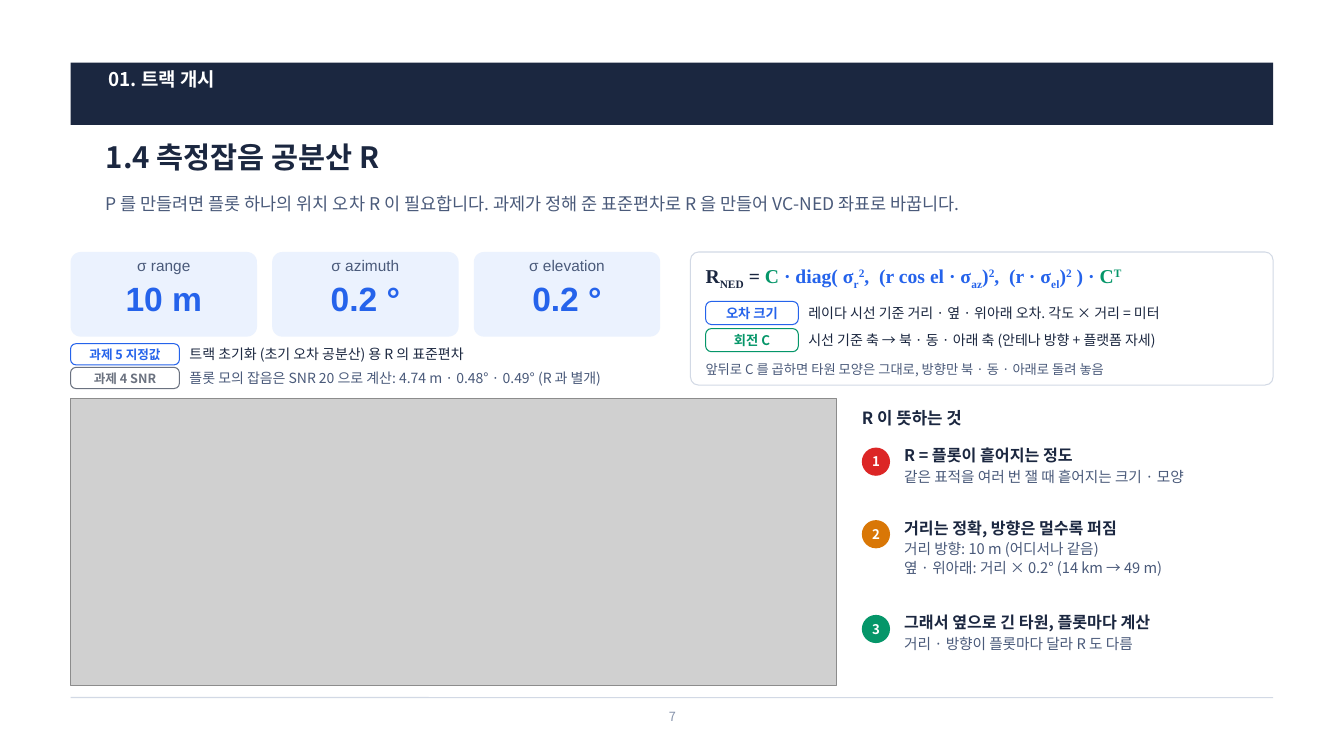
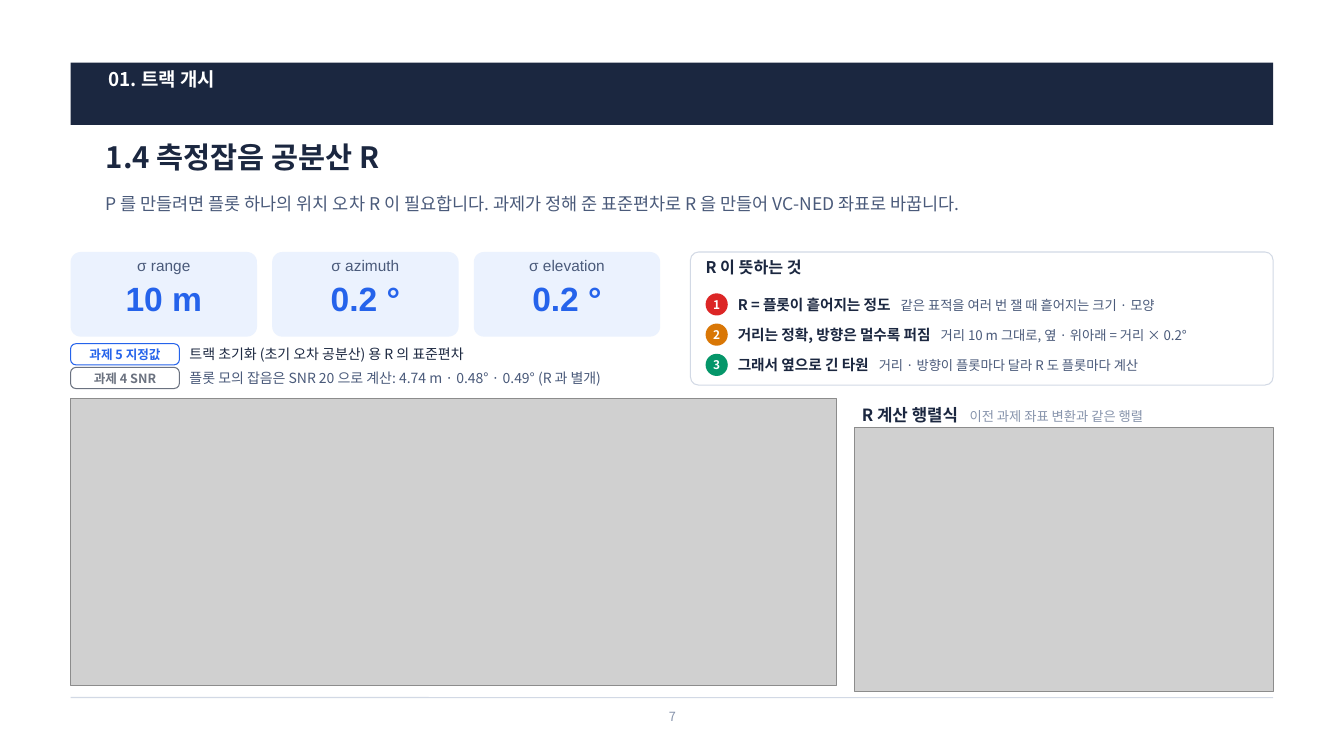
Before and after one commit to harley-hwan/radar-sw-study, a slide deck: slide 7 of Claude outputs/Chapter5_TrackInitMgmt.pptx. Drawn at 1344x756 pixels with LibreOffice and Linux fonts; fonts in the diff are those of the drawing; grey boxes stand for pictures. Boxes give left, top, right and bottom in pixels: in the first picture for what was removed or moved away, otherwise in the second. Text is boxed around its words. In the diff, an @@ line names an element or a change of style, - is before the commit and + after.

```diff
--- a/Claude outputs/Chapter5_TrackInitMgmt.pptx
+++ b/Claude outputs/Chapter5_TrackInitMgmt.pptx
@@ text "R 이 뜻하는 것": place and size @@
-text "R 이 뜻하는 것" at (862, 410, 961, 426)
+text "R 이 뜻하는 것" at (706, 259, 802, 275)
@@ text "R 이 뜻하는 것" at (706, 259, 802, 275): size 12 to 11.5 pt @@
@@ text removed at (765, 269, 1072, 288) @@
-RNED = C · diag( σr2, (r cos el · σaz)2, (r · σel)2 ) · CT
@@ ellipse "1": place and size @@
-ellipse "1" at (862, 448, 890, 476)
+ellipse "1" at (706, 293, 728, 316)
@@ text at (738, 297, 1154, 312): text changed; size 10.5 to 9.5 pt @@
-R = 플롯이 흩어지는 정도
-같은 표적을 여러 번 잴 때 흩어지는 크기 · 모양
+R = 플롯이 흩어지는 정도 같은 표적을 여러 번 잴 때 흩어지는 크기 · 모양
@@ text "R = 플롯이 흩어지는 정도 ..." at (738, 297, 1154, 312): vertical alignment top to middle @@
@@ ellipse "2": place and size @@
-ellipse "2" at (862, 520, 890, 548)
+ellipse "2" at (706, 324, 728, 346)
@@ rounded rectangle removed at (706, 301, 799, 325) @@
-오차 크기
@@ rounded rectangle removed at (706, 329, 799, 352) @@
-회전 C
@@ text at (738, 327, 1187, 343): text changed; size 10 to 9.5 pt; text colour #1B2740 to #4A5A7A @@
-시선 기준 축 → 북 · 동 · 아래 축 (안테나 방향 + 플랫폼 자세)
+거리는 정확, 방향은 멀수록 퍼짐 거리 10 m 그대로, 옆 · 위아래 = 거리 × 0.2°
@@ text removed at (808, 306, 1160, 319) @@
-레이다 시선 기준 거리 · 옆 · 위아래 오차. 각도 × 거리 = 미터
@@ size 9.5 to 8.5 pt in 3 elements at (706, 293, 728, 316), (706, 324, 728, 346), (706, 354, 728, 376) @@
@@ ellipse "3": place and size @@
-ellipse "3" at (862, 615, 890, 643)
+ellipse "3" at (706, 354, 728, 376)
@@ text "그래서 옆으로 긴 타원 거리 ..." at (738, 357, 1138, 372): vertical alignment top to middle @@
@@ text at (738, 357, 1138, 372): text changed; size 11.5 to 9.5 pt; text colour #1B2740 to #4A5A7A; bold off @@
-그래서 옆으로 긴 타원, 플롯마다 계산
-거리 · 방향이 플롯마다 달라 R 도 다름
+그래서 옆으로 긴 타원 거리 · 방향이 플롯마다 달라 R 도 플롯마다 계산
@@ text removed at (706, 363, 1104, 376) @@
-앞뒤로 C 를 곱하면 타원 모양은 그대로, 방향만 북 · 동 · 아래로 돌려 놓음
@@ text added at (862, 407, 1143, 423), 9.5 pt, text #8794AC @@
+R 계산 행렬식 이전 과제 좌표 변환과 같은 행렬
@@ picture added at (855, 427, 1273, 692) @@
@@ text removed at (904, 520, 1162, 576) @@
-거리는 정확, 방향은 멀수록 퍼짐
-거리 방향: 10 m (어디서나 같음)
-옆 · 위아래: 거리 × 0.2° (14 km → 49 m)
```
Also in this commit, not shown: 9 other files.
